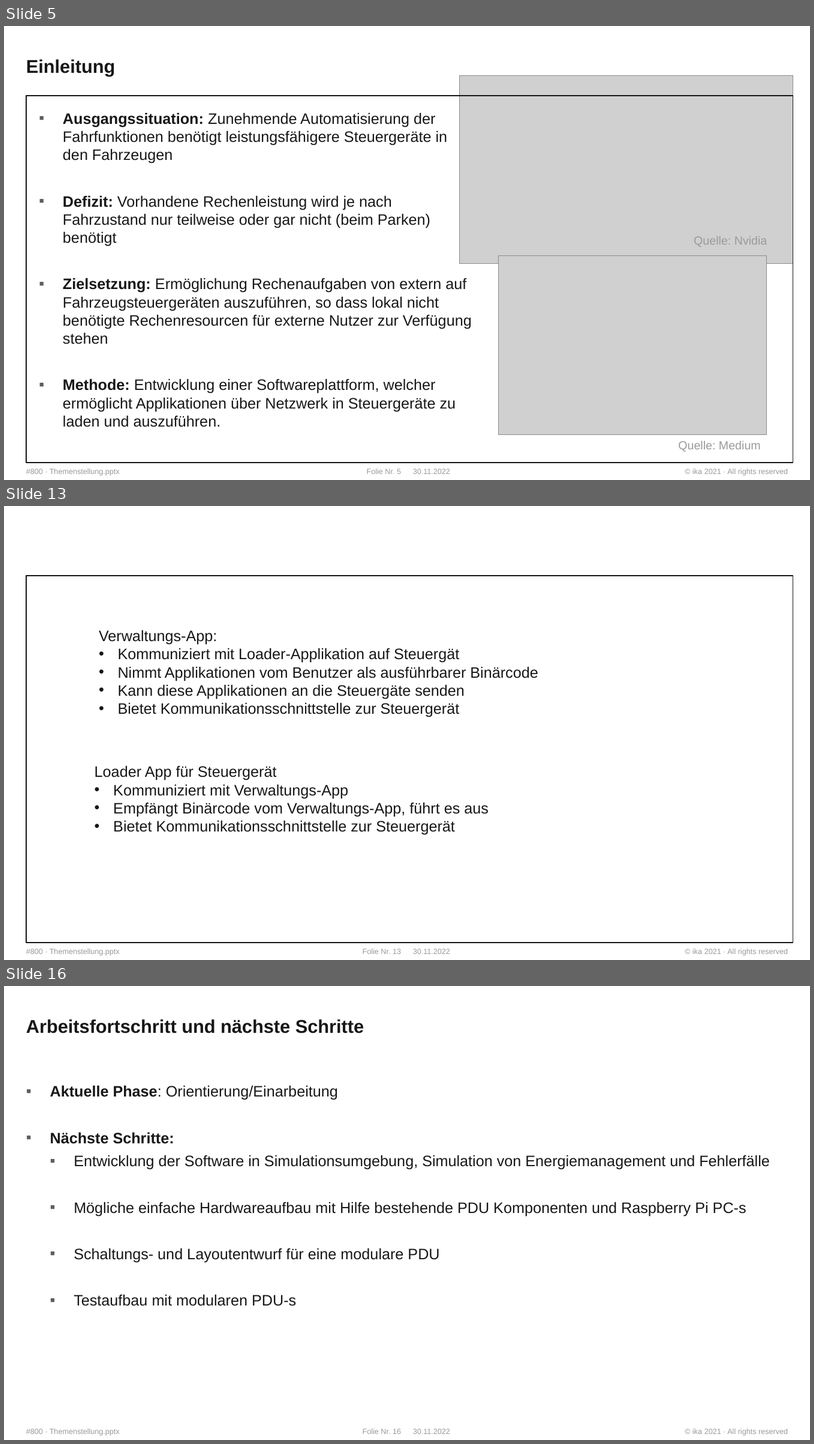
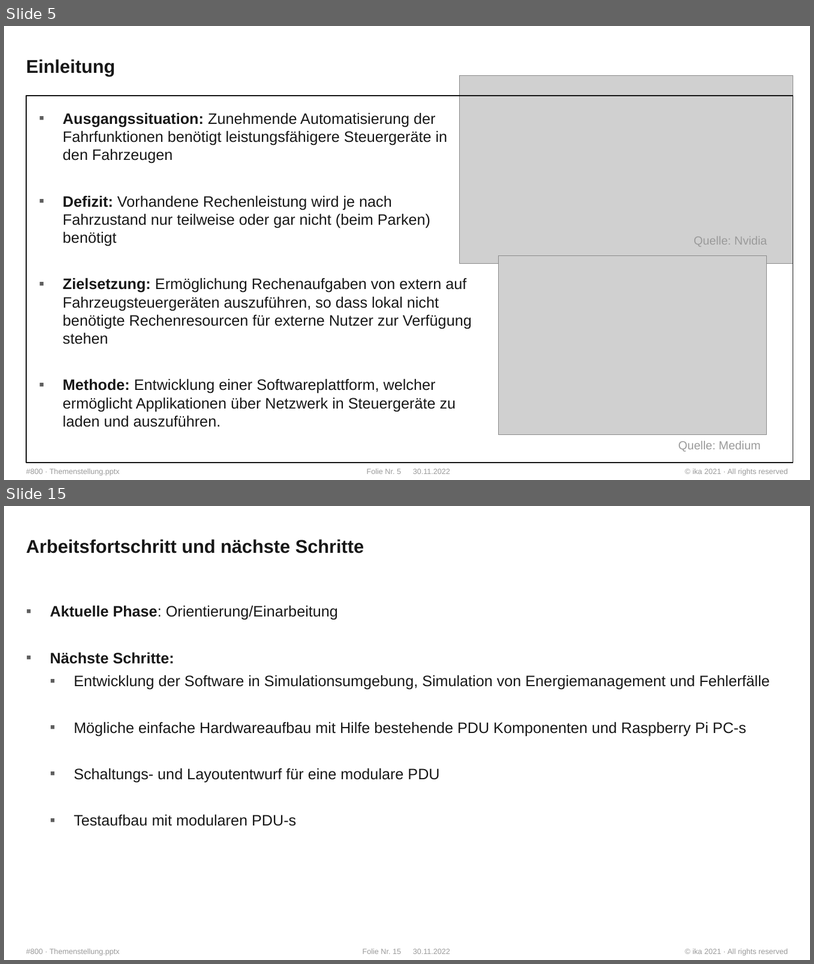
Before and after one commit to WhR4Ven/Diss_Dokument, a slide deck: Vortrag/Themenstellung.pptx. Shown one above the other, each under a label of ours: slides 5, 13 and 16 before the commit, slides 5 and 15 after it; the slides between them are not shown. The pictures are 814x1444 and 814x964 pixels, drawn with LibreOffice and Linux fonts; fonts in the diff are those of the drawing; grey boxes stand for pictures; background and template pictures are left out. Boxes give left, top, right and bottom in pixels: in the first picture for what was removed or moved away, otherwise in the second. Text is boxed around its words. In the diff, an @@ line names an element or a change of style, - is before the commit and + after.

```diff
--- a/Vortrag/Themenstellung.pptx
+++ b/Vortrag/Themenstellung.pptx
@@ slide 13 removed at [4, 506, 810, 960], background #FFFFFF; not listed: 4 template elements that a slide beside it also shows @@
@@ rectangle removed at [26, 576, 794, 942] @@
@@ text removed at [99, 630, 538, 717] @@
-Verwaltungs-App:
-• Kommuniziert mit Loader-Applikation auf Steuergät
-• Nimmt Applikationen vom Benutzer als ausführbarer Binärcode
-• Kann diese Applikationen an die Steuergäte senden
-• Bietet Kommunikationsschnittstelle zur Steuergerät
@@ text removed at [95, 765, 489, 835] @@
-Loader App für Steuergerät
-• Kommuniziert mit Verwaltungs-App
-• Empfängt Binärcode vom Verwaltungs-App, führt es aus
-• Bietet Kommunikationsschnittstelle zur Steuergerät
@@ what was slide 16 is now slide 15 @@
```
Also in this commit, not shown: 9 slides changed, 4 slides added, 4 other slides removed.
